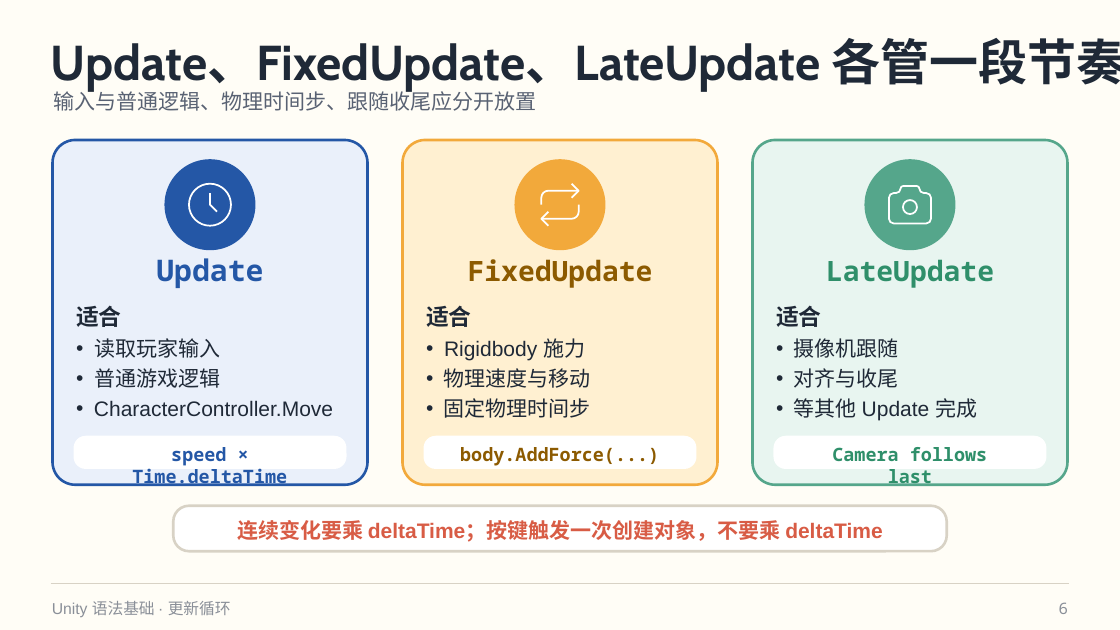
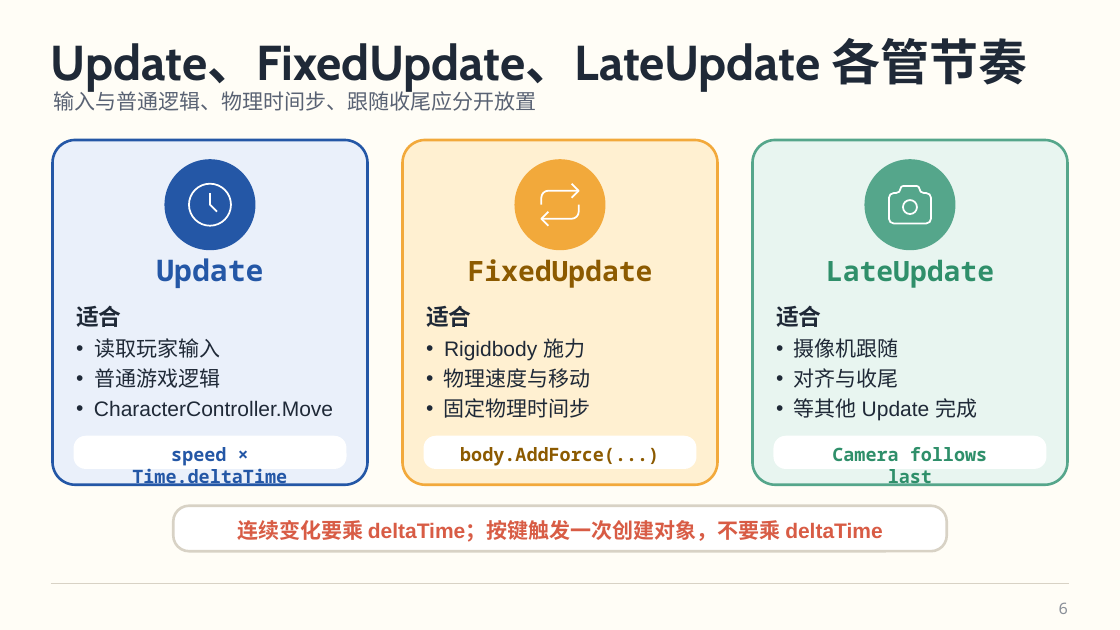
Before and after one commit to hakadao-max/Building, a slide deck: slide 6 of pdf/02_Unity语法基础_MonoBehaviour与常用对象.pptx. Drawn at 1120x630 pixels with LibreOffice and Linux fonts; fonts in the diff are those of the drawing. Boxes give left, top, right and bottom in pixels: in the first picture for what was removed or moved away, otherwise in the second. Text is boxed around its words. In the diff, an @@ line names an element or a change of style, - is before the commit and + after.

```diff
--- a/pdf/02_Unity语法基础_MonoBehaviour与常用对象.pptx
+++ b/pdf/02_Unity语法基础_MonoBehaviour与常用对象.pptx
@@ text at bbox=[51, 38, 1028, 92]: text changed @@
-Update、FixedUpdate、LateUpdate 各管一段节奏
+Update、FixedUpdate、LateUpdate 各管节奏
@@ text removed at bbox=[52, 601, 231, 617] @@
-Unity 语法基础 · 更新循环
```
Also in this commit, not shown: 12 other slides changed, 11 other files.
